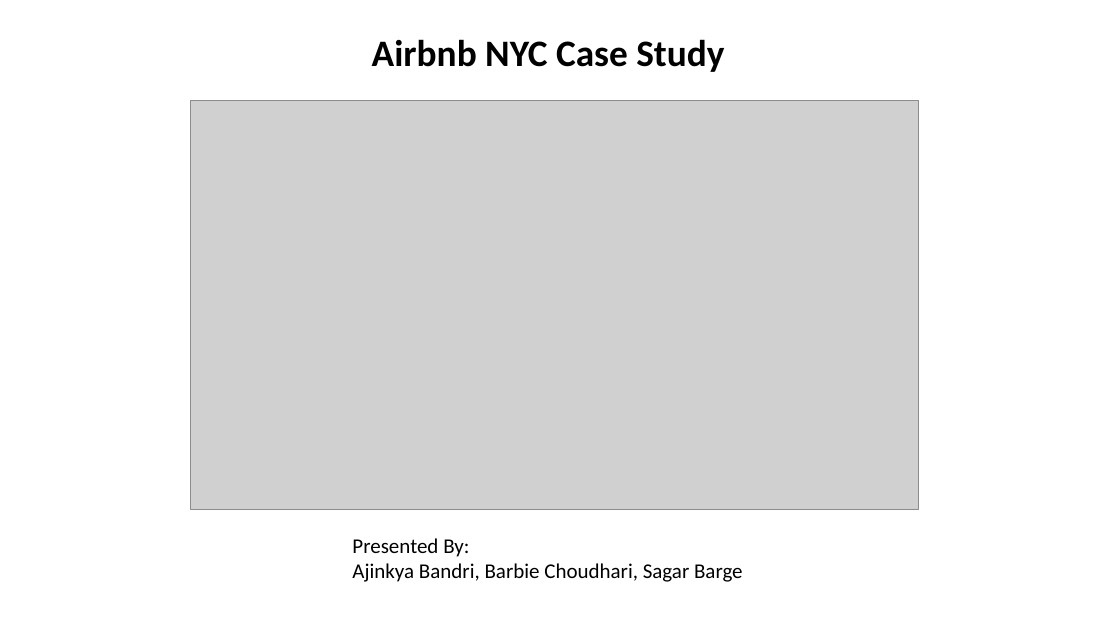
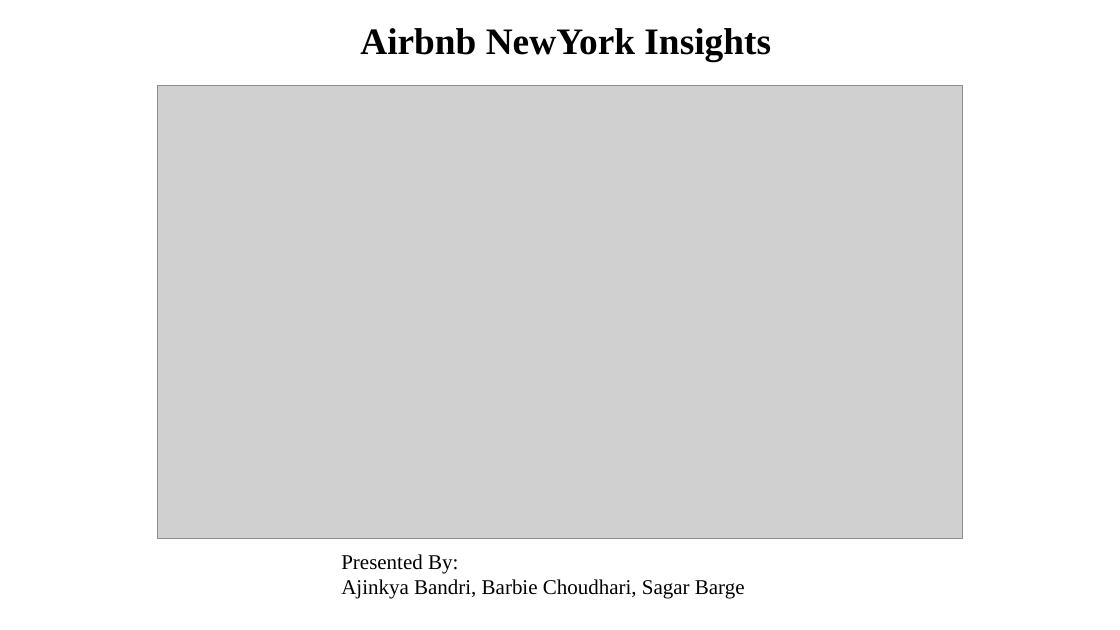
Before and after one commit to sagarbarge/Airbnb_NYC_Storytelling, a slide deck: slide 1 of Presentation_1_Analyst.pptx. Drawn at 1120x630 pixels with LibreOffice and Linux fonts; fonts in the diff are those of the drawing; grey boxes stand for pictures. Boxes give left, top, right and bottom in pixels: in the first picture for what was removed or moved away, otherwise in the second. Text is boxed around its words. In the diff, an @@ line names an element or a change of style, - is before the commit and + after.

```diff
--- a/Presentation_1_Analyst.pptx
+++ b/Presentation_1_Analyst.pptx
@@ text at (x1=360, y1=28, x2=771, y2=61): text changed; font Calibri to Times New Roman @@
-Airbnb NYC Case Study
+Airbnb NewYork Insights
@@ picture resized from (x1=191, y1=100, x2=918, y2=509) to (x1=158, y1=86, x2=963, y2=539) @@
@@ text "Presented By:" moved from (x1=352, y1=538, x2=743, y2=582) to (x1=341, y1=554, x2=745, y2=599) @@
@@ text "Presented By:" at (x1=341, y1=554, x2=745, y2=599): font Calibri to Times New Roman @@
```
Also in this commit, not shown: 4 other slides changed, 8 slides added, 5 slides removed, 21 other files.
